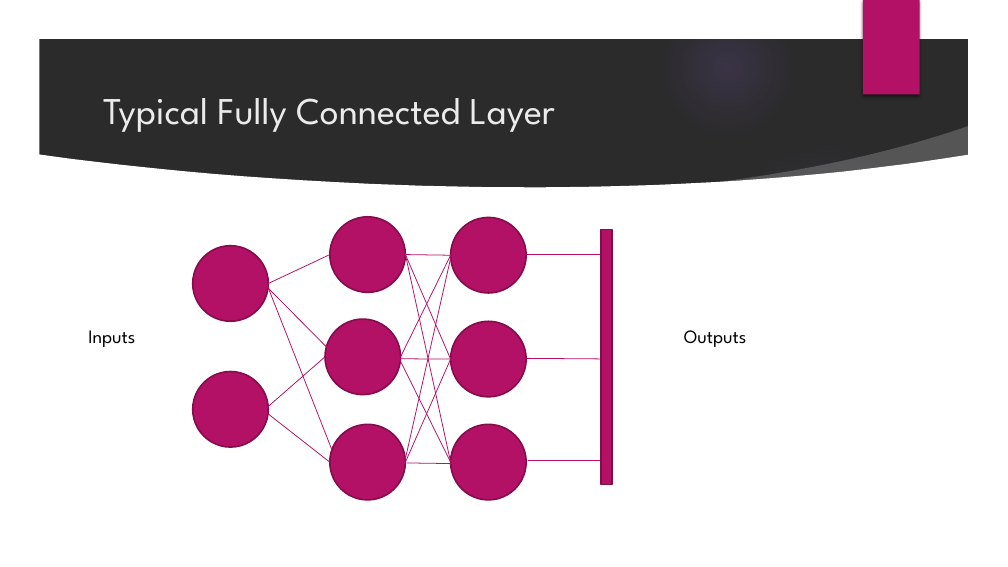
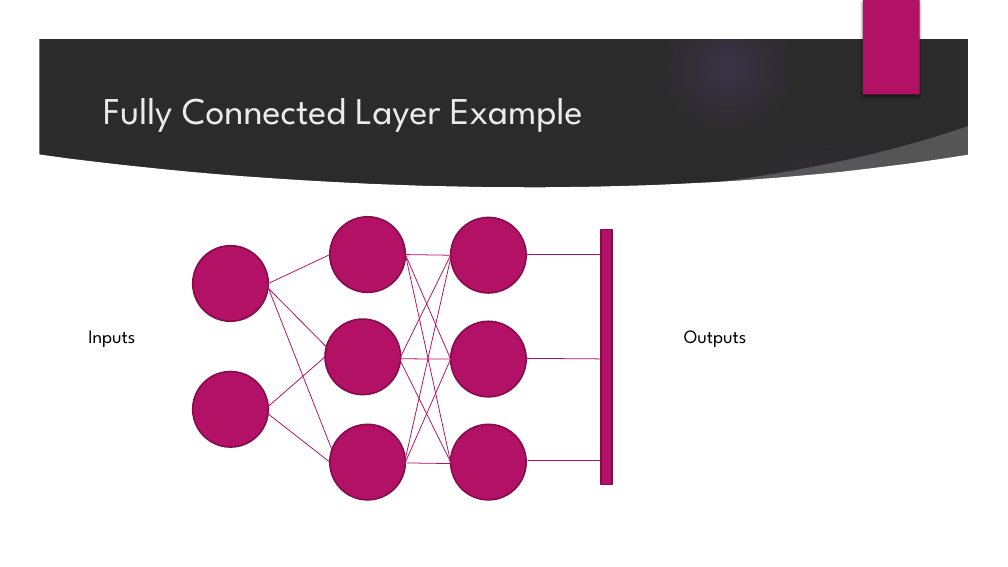
Before and after one commit to realdanielbyrne/tsneGatedMoE, a slide deck: slide 6 of PT-SNE Gated Mixture of Sparse Experts (PT-MoE).pptx (slide 7 before the commit). Drawn at 1008x567 pixels with LibreOffice and Linux fonts; fonts in the diff are those of the drawing; background and template pictures are left out; a plain dark background stands for a picture behind light text. Boxes give left, top, right and bottom in pixels: in the first picture for what was removed or moved away, otherwise in the second. Text is boxed around its words. In the diff, an @@ line names an element or a change of style, - is before the commit and + after.

```diff
--- a/PT-SNE Gated Mixture of Sparse Experts (PT-MoE).pptx
+++ b/PT-SNE Gated Mixture of Sparse Experts (PT-MoE).pptx
@@ title at <box>103,98,583,132</box>: text changed @@
-Typical Fully Connected Layer
+Fully Connected Layer Example
```
Also in this commit, not shown: 6 other slides changed, 2 slides added, 3 slides removed, 38 other files.
